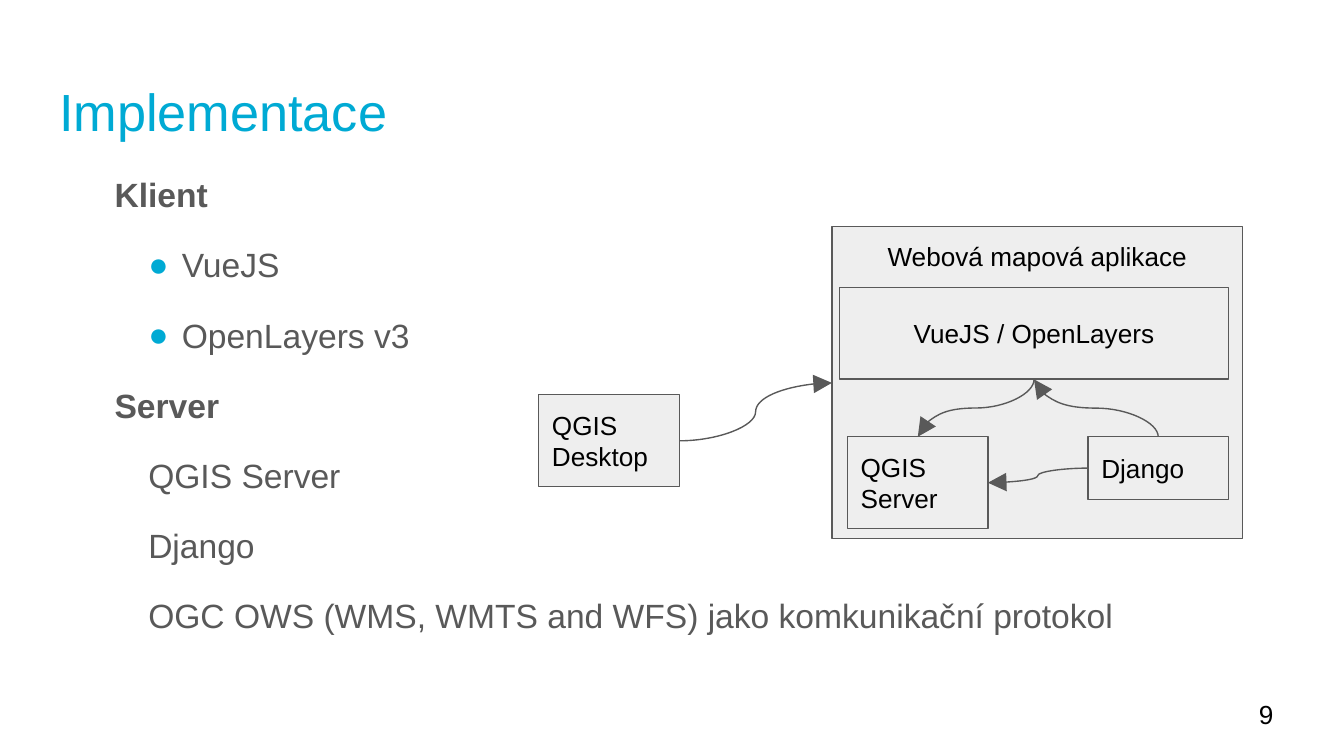
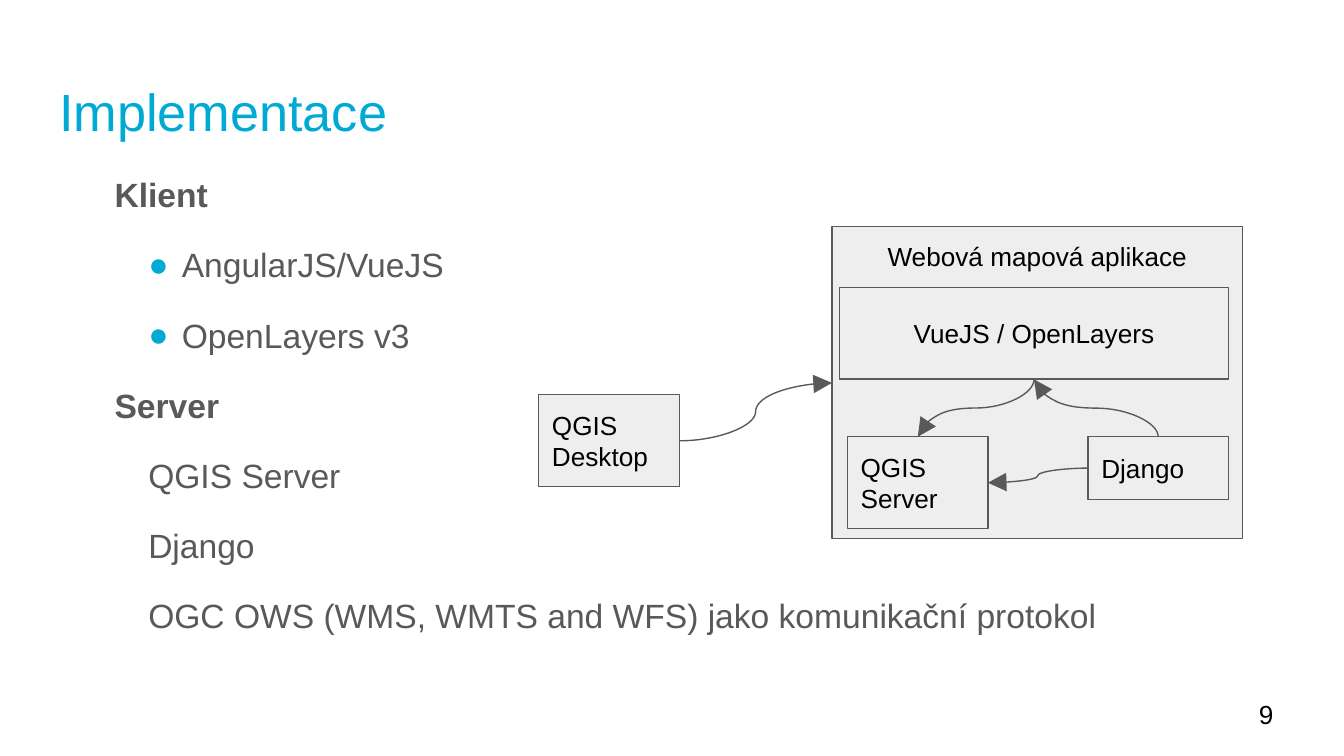
Before and after one commit to gisquick/gisquick-doc, a slide deck: slide 9 of presentations/lets-share-gis-much-quicker-cs.odp. Drawn at 1344x756 pixels with LibreOffice and Linux fonts; fonts in the diff are those of the drawing. Boxes give left, top, right and bottom in pixels: in the first picture for what was removed or moved away, otherwise in the second. Text is boxed around its words. In the diff, an @@ line names an element or a change of style, - is before the commit and + after.

```diff
--- a/presentations/lets-share-gis-much-quicker-cs.odp
+++ b/presentations/lets-share-gis-much-quicker-cs.odp
@@ text at [182, 252, 444, 284]: text changed @@
-● VueJS
+● AngularJS/VueJS
@@ text at [148, 603, 1096, 634]: text changed @@
-OGC OWS (WMS, WMTS and WFS) jako komkunikační protokol
+OGC OWS (WMS, WMTS and WFS) jako komunikační protokol
```
Also in this commit, not shown: 13 other slides changed, 1 slide added.
